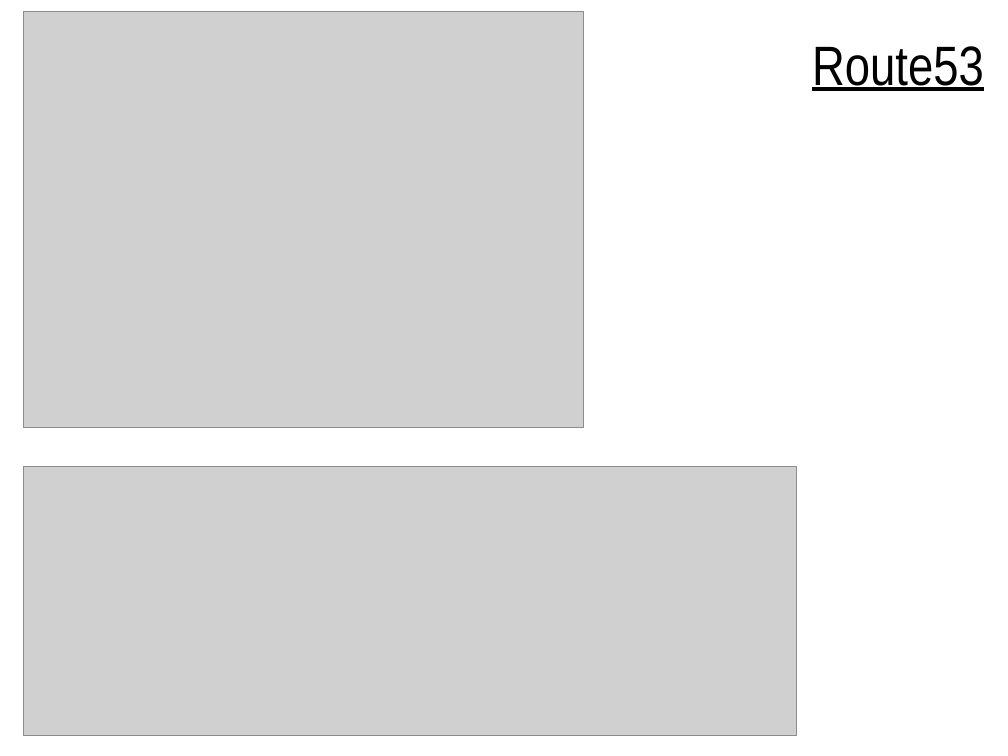
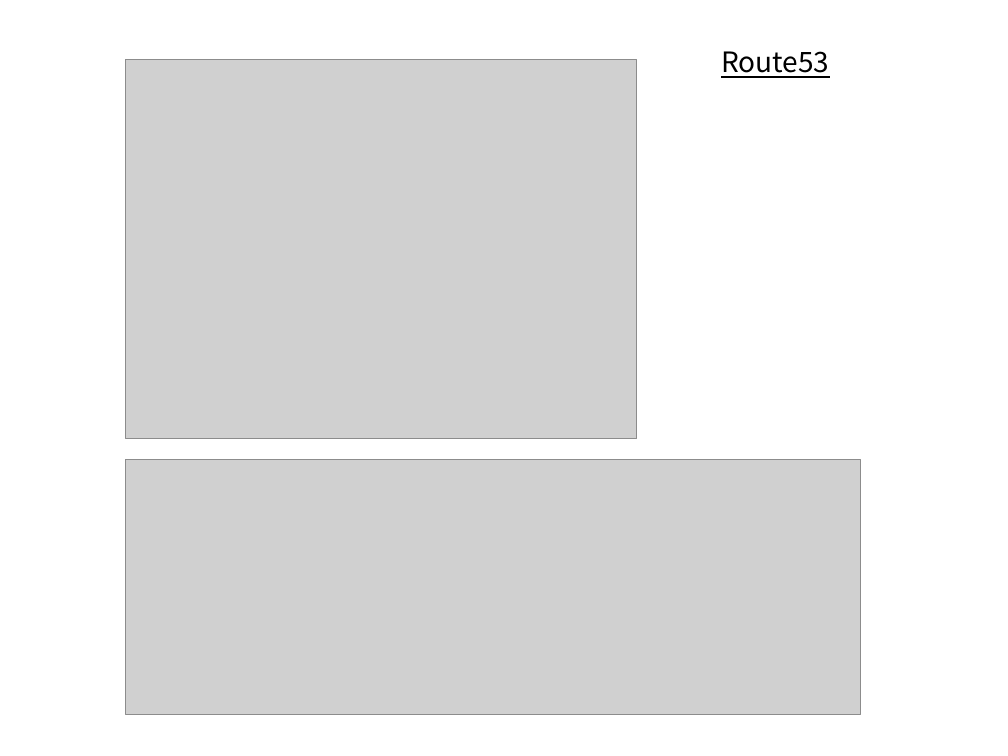
Before and after one commit to aws-samurai/pricing-data, a slide deck: slide 21 of slide/AWS料金体系グランドマスター王者決定戦.pptx (slide 9 before the commit). Drawn at 1008x756 pixels with LibreOffice and Linux fonts; fonts in the diff are those of the drawing; grey boxes stand for pictures; background and template pictures are left out. Boxes give left, top, right and bottom in pixels: in the first picture for what was removed or moved away, otherwise in the second. Text is boxed around its words. In the diff, an @@ line names an element or a change of style, - is before the commit and + after.

```diff
--- a/slide/AWS料金体系グランドマスター王者決定戦.pptx
+++ b/slide/AWS料金体系グランドマスター王者決定戦.pptx
@@ title "Route53": place and size @@
-title "Route53" at (812, 46, 984, 91)
+title "Route53" at (721, 51, 829, 78)
@@ title "Route53" at (721, 51, 829, 78): size 39.6 to 20 pt, font Arial Narrow to Noto Sans CJK JP @@
@@ picture: place and size @@
-picture at (23, 11, 584, 426)
+picture at (126, 59, 637, 439)
@@ picture: place and size @@
-picture at (23, 467, 796, 736)
+picture at (126, 459, 861, 714)
```
Also in this commit, not shown: 20 other slides changed, 8 slides added, 1 slide removed, 1 other file.
